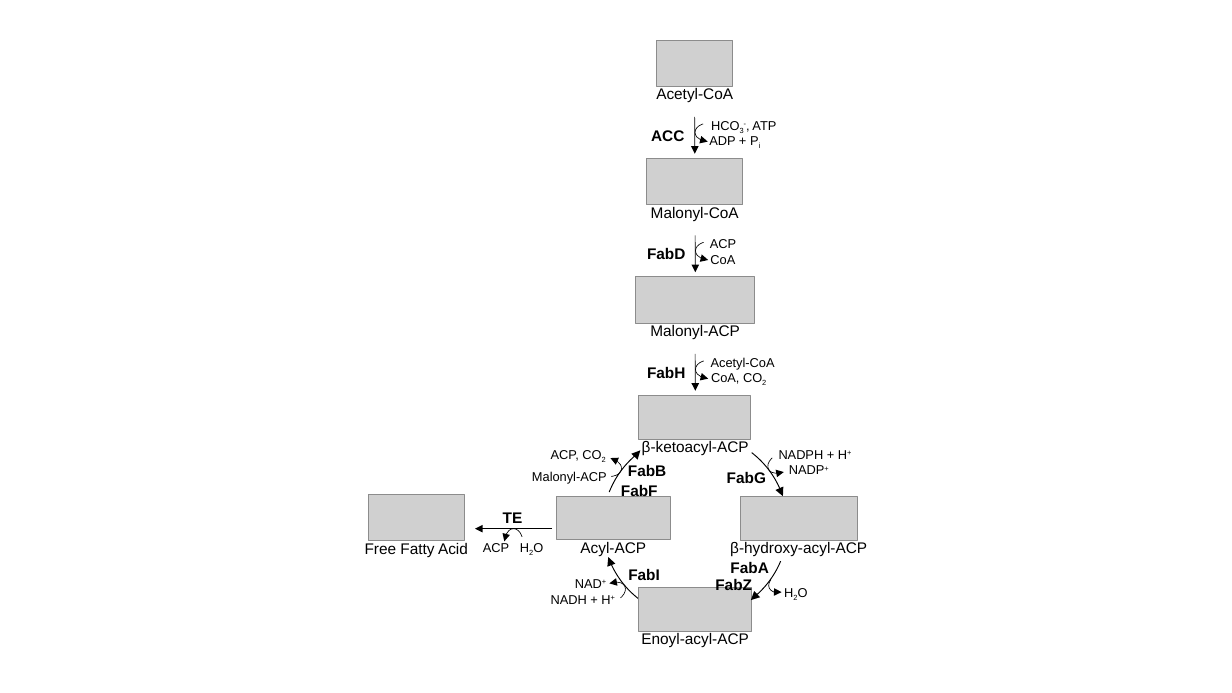
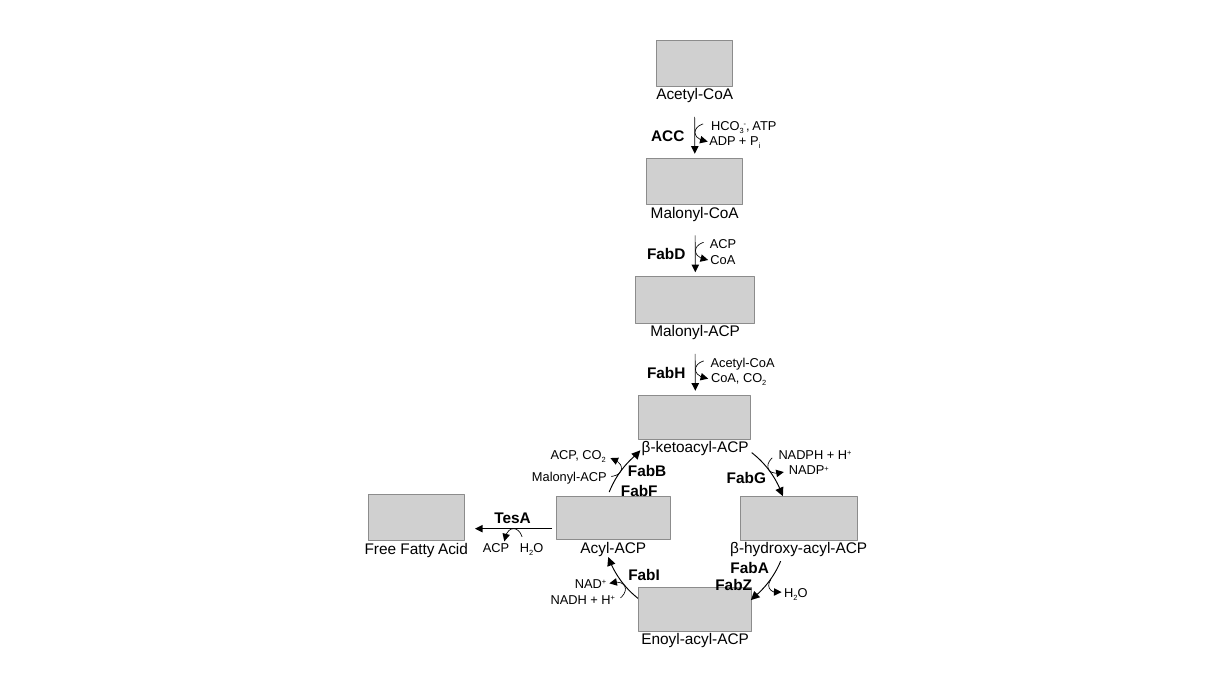
Before and after one commit to annette-thompson/modeling-and-simulations, a slide deck: slide 1 of Matlab Current Projects/Pennycress FAS/FAS Diagram.pptx. Drawn at 1232x693 pixels with LibreOffice and Linux fonts; fonts in the diff are those of the drawing; grey boxes stand for pictures. Boxes give left, top, right and bottom in pixels: in the first picture for what was removed or moved away, otherwise in the second. Text is boxed around its words. In the diff, an @@ line names an element or a change of style, - is before the commit and + after.

```diff
--- a/Matlab Current Projects/Pennycress FAS/FAS Diagram.pptx
+++ b/Matlab Current Projects/Pennycress FAS/FAS Diagram.pptx
@@ text at (x1=494, y1=512, x2=530, y2=523): text changed @@
-TE
+TesA
```
Also in this commit, not shown: 3 slides added, 1 slide removed, 10 other files.
